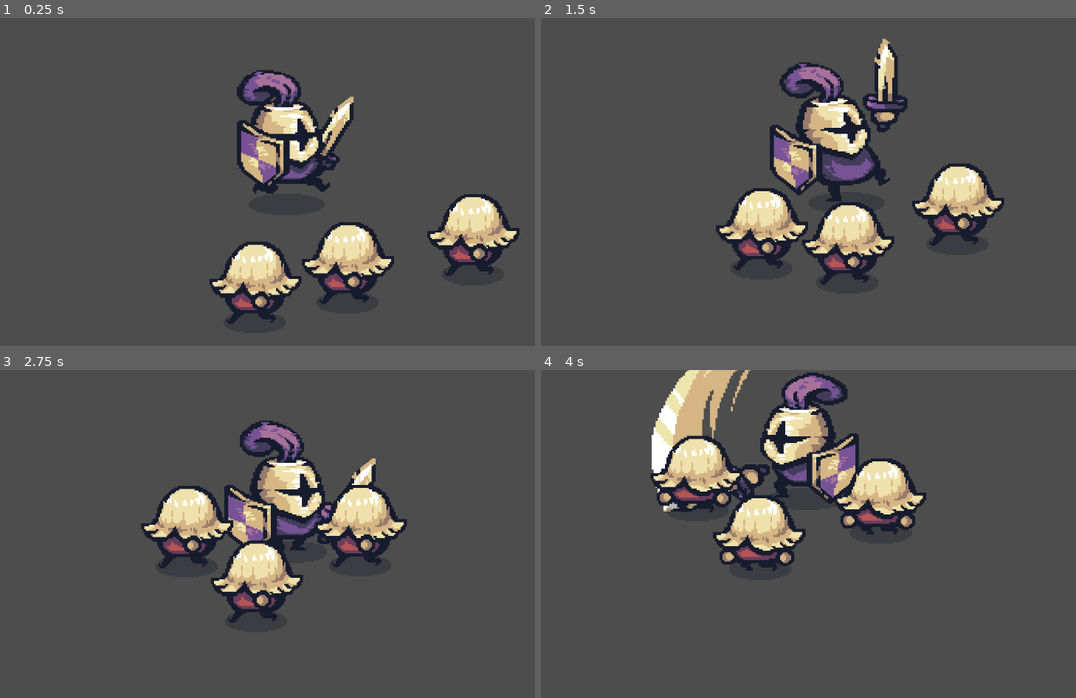
Above: before the commit, frames 1-4 (two rows, left to right).
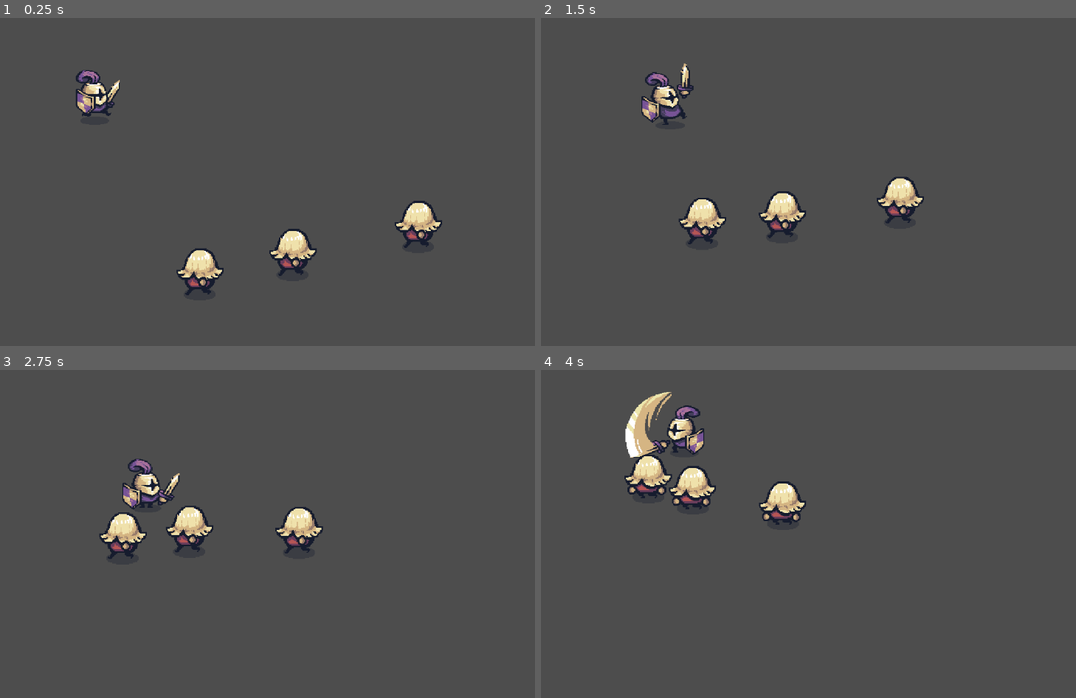
Above: after the commit, the same moments.

Repository: Tamy-dsv/Trilha_godot_new
Game: Godot game, scene res://node_2d.tscn
Same seed, same stepped clock (60 frames per second), same inputs: the game is played once before the commit and once after it.
Inputs (mouse positions are in pixels of both pictures, inside the frame that each line leads up to):
- Up to frame 1 (0.25 s): no input
- Up to frame 2 (1.5 s): move the mouse to (963, 165) at 0.52 s; hold D (mover_direita) 0.53-1.28 s; click (963, 165) at 0.6 s; move the mouse to (717, 198) at 1.27 s; hold S (mover_baixo) from 1.28 s (still down); click (717, 198) at 1.35 s
- Up to frame 3 (2.75 s): move the mouse to (353, 461) at 2.02 s; release S (mover_baixo) at 2.03 s; hold D (mover_direita) from 2.03 s (still down); click (353, 461) at 2.1 s
- Up to frame 4 (4 s): move the mouse to (808, 602) at 2.77 s; release D (mover_direita) at 2.78 s; hold W (mover_cima) 2.78-3.53 s; click (808, 602) at 2.85 s; move the mouse to (1011, 586) at 3.52 s; hold A (mover_esquerda) from 3.53 s (still down); click (1011, 586) at 3.6 s

The runs differ from the first frame. In frame 1, 16% of the frame differs, in the area x 14-98%, y 15-94%; in frame 2, 17%; in frame 3, 14%; in frame 4, 17%, in the area x 15-72%, y 0-62%.

Commit message:
EFEITO NA CAVEIRA
MUDANDO OS EFEITOS E CORES

Diff:
--- a/medieval-warrior/inimigos/inimigos.gd
+++ b/medieval-warrior/inimigos/inimigos.gd
@@ -2,6 +2,26 @@
 extends Node2D
 
 @export var health: int = 10
-func damage(amount:int) ->void:
-	health -=amount
-	print("inimigo atingido",amount,"a vida e",health)
+@export var death_prefab: PackedScene
+
+func damage(amount: int) -> void:
+	health -= amount
+	print("Inimigo atingido:", amount, "A vida é:", health)
+
+	#receber dano
+	modulate = Color.RED
+	var tween = create_tween()
+	tween.set_ease(Tween.EASE_IN)
+	tween.set_trans(Tween.TRANS_QUINT)
+	tween.tween_property(self,"modulate",Color.WHITE,0.3)
+
+	if health <= 0:
+		morte()
+
+func morte() -> void:
+	if death_prefab:
+		var death_object = death_prefab.instantiate()
+		death_object.position = position
+		get_parent().add_child(death_object)
+
+	queue_free()
--- a/medieval-warrior/inimigos/peoes.tscn
+++ b/medieval-warrior/inimigos/peoes.tscn
@@ -1,7 +1,8 @@
-[gd_scene load_steps=12 format=3 uid="uid://crr7lvjcvelph"]
+[gd_scene load_steps=13 format=3 uid="uid://crr7lvjcvelph"]
 
 [ext_resource type="Texture2D" uid="uid://fmvx1ve21i7y" path="res://addons/Tiny Swords/Tiny Swords (Update 010)/Factions/Knights/Troops/Pawn/Red/Pawn_Red.png" id="1_37prt"]
 [ext_resource type="Script" uid="uid://ciurlxwr30267" path="res://inimigos/inimigos.gd" id="1_k7ipy"]
+[ext_resource type="PackedScene" uid="uid://m1ckjjq3y4ao" path="res://misc/caveira.tscn" id="2_nydnx"]
 [ext_resource type="Script" uid="uid://bbgt3c8agf8fg" path="res://inimigos/comportamentos/seguir.gd" id="3_k7ipy"]
 
 [sub_resource type="AtlasTexture" id="AtlasTexture_r3xpm"]
@@ -55,22 +56,23 @@
 }]
 
 [sub_resource type="CapsuleShape2D" id="CapsuleShape2D_nydnx"]
-radius = 51.0
-height = 130.0
+radius = 43.0
+height = 124.0
 
 [node name="Peoes" type="CharacterBody2D" groups=["Inimigos"]]
 position = Vector2(57, 21)
 script = ExtResource("1_k7ipy")
+death_prefab = ExtResource("2_nydnx")
 
 [node name="AnimatedSprite2D" type="AnimatedSprite2D" parent="."]
-position = Vector2(141, 83)
-scale = Vector2(3.10417, 3.03385)
+position = Vector2(36.25, 59.2188)
+scale = Vector2(1.60156, 1.72689)
 sprite_frames = SubResource("SpriteFrames_4bxhc")
 autoplay = "default"
 frame_progress = 0.124535
 
 [node name="CollisionShape2D" type="CollisionShape2D" parent="."]
-position = Vector2(132, 69)
+position = Vector2(35, 64)
 shape = SubResource("CapsuleShape2D_nydnx")
 
 [node name="seguir" type="Node" parent="."]
--- a/medieval-warrior/misc/caveira.tscn
+++ b/medieval-warrior/misc/caveira.tscn
@@ -1,24 +1,6 @@
 [gd_scene load_steps=5 format=3 uid="uid://m1ckjjq3y4ao"]
 
 [ext_resource type="Texture2D" uid="uid://br3qt028akp6l" path="res://addons/Tiny Swords/Tiny Swords (Update 010)/Factions/Knights/Troops/Dead/Dead.png" id="1_8n0gc"]
-
-[sub_resource type="Animation" id="Animation_nmlu2"]
-resource_name = "defalt"
-length = 1.3
-loop_mode = 1
-step = 0.1
-tracks/0/type = "value"
-tracks/0/imported = false
-tracks/0/enabled = true
-tracks/0/path = NodePath(".:frame")
-tracks/0/interp = 1
-tracks/0/loop_wrap = true
-tracks/0/keys = {
-"times": PackedFloat32Array(0, 0.1, 0.2, 0.3, 0.4, 0.5, 0.6, 0.7, 0.8, 0.9, 1, 1.1, 1.2, 1.3),
-"transitions": PackedFloat32Array(1, 1, 1, 1, 1, 1, 1, 1, 1, 1, 1, 1, 1, 1),
-"update": 1,
-"values": [0, 1, 2, 3, 4, 5, 6, 7, 8, 9, 10, 11, 12, 13]
-}
 
 [sub_resource type="Animation" id="Animation_rrqel"]
 length = 0.001
@@ -33,6 +15,38 @@
 "transitions": PackedFloat32Array(1),
 "update": 1,
 "values": [0]
+}
+
+[sub_resource type="Animation" id="Animation_nmlu2"]
+resource_name = "defalt"
+length = 1.8
+loop_mode = 1
+step = 0.1
+tracks/0/type = "value"
+tracks/0/imported = false
+tracks/0/enabled = true
+tracks/0/path = NodePath(".:frame")
+tracks/0/interp = 1
+tracks/0/loop_wrap = true
+tracks/0/keys = {
+"times": PackedFloat32Array(0, 0.1, 0.2, 0.3, 0.4, 0.5, 1.1, 1.2, 1.3, 1.4, 1.5, 1.6, 1.7, 1.8),
+"transitions": PackedFloat32Array(1, 1, 1, 1, 1, 1, 1, 1, 1, 1, 1, 1, 1, 1),
+"update": 1,
+"values": [0, 1, 2, 3, 4, 5, 6, 7, 8, 9, 10, 11, 12, 13]
+}
+tracks/1/type = "method"
+tracks/1/imported = false
+tracks/1/enabled = true
+tracks/1/path = NodePath(".")
+tracks/1/interp = 1
+tracks/1/loop_wrap = true
+tracks/1/keys = {
+"times": PackedFloat32Array(1.8),
+"transitions": PackedFloat32Array(1),
+"values": [{
+"args": [],
+"method": &"queue_free"
+}]
 }
 
 [sub_resource type="AnimationLibrary" id="AnimationLibrary_6ggak"]
@@ -50,3 +64,4 @@
 libraries = {
 &"": SubResource("AnimationLibrary_6ggak")
 }
+autoplay = "defalt"
--- a/medieval-warrior/node_2d.tscn
+++ b/medieval-warrior/node_2d.tscn
@@ -6,7 +6,7 @@
 [node name="Node2D" type="Node2D"]
 
 [node name="CharacterBody2D" parent="." instance=ExtResource("1_wtcfe")]
-position = Vector2(28, -52)
+position = Vector2(30, 47)
 
 [node name="Peoes" parent="." groups=["enemies"] instance=ExtResource("2_0e48y")]
 position = Vector2(369, 458)
--- a/medieval-warrior/player/character_body_2d.tscn
+++ b/medieval-warrior/player/character_body_2d.tscn
@@ -4,8 +4,8 @@
 [ext_resource type="Texture2D" uid="uid://c4jrqj3mppc31" path="res://addons/Tiny Swords/Tiny Swords (Update 010)/Factions/Knights/Troops/Warrior/Purple/Warrior_Purple.png" id="1_liy72"]
 
 [sub_resource type="CapsuleShape2D" id="CapsuleShape2D_fui21"]
-radius = 63.0
-height = 200.0
+radius = 37.0
+height = 116.0
 
 [sub_resource type="Animation" id="Animation_fui21"]
 length = 0.001
@@ -271,21 +271,21 @@
 }
 
 [sub_resource type="CircleShape2D" id="CircleShape2D_fui21"]
-radius = 171.418
+radius = 53.0377
 
 [node name="player" type="CharacterBody2D"]
 script = ExtResource("1_fui21")
 
 [node name="sprite" type="Sprite2D" parent="."]
-position = Vector2(530, 316)
-scale = Vector2(3.78646, 3.0599)
+position = Vector2(154, 116)
+scale = Vector2(1.4401, 1.15495)
 texture = ExtResource("1_liy72")
 hframes = 6
 vframes = 8
 frame = 6
 
 [node name="CollisionShape2D" type="CollisionShape2D" parent="."]
-position = Vector2(525, 319)
+position = Vector2(147, 104)
 shape = SubResource("CapsuleShape2D_fui21")
 
 [node name="AnimationPlayer" type="AnimationPlayer" parent="."]
@@ -296,5 +296,5 @@
 [node name="SwordArea" type="Area2D" parent="."]
 
 [node name="CollisionShape2D" type="CollisionShape2D" parent="SwordArea"]
-position = Vector2(544, 288)
+position = Vector2(150, 102)
 shape = SubResource("CircleShape2D_fui21")
